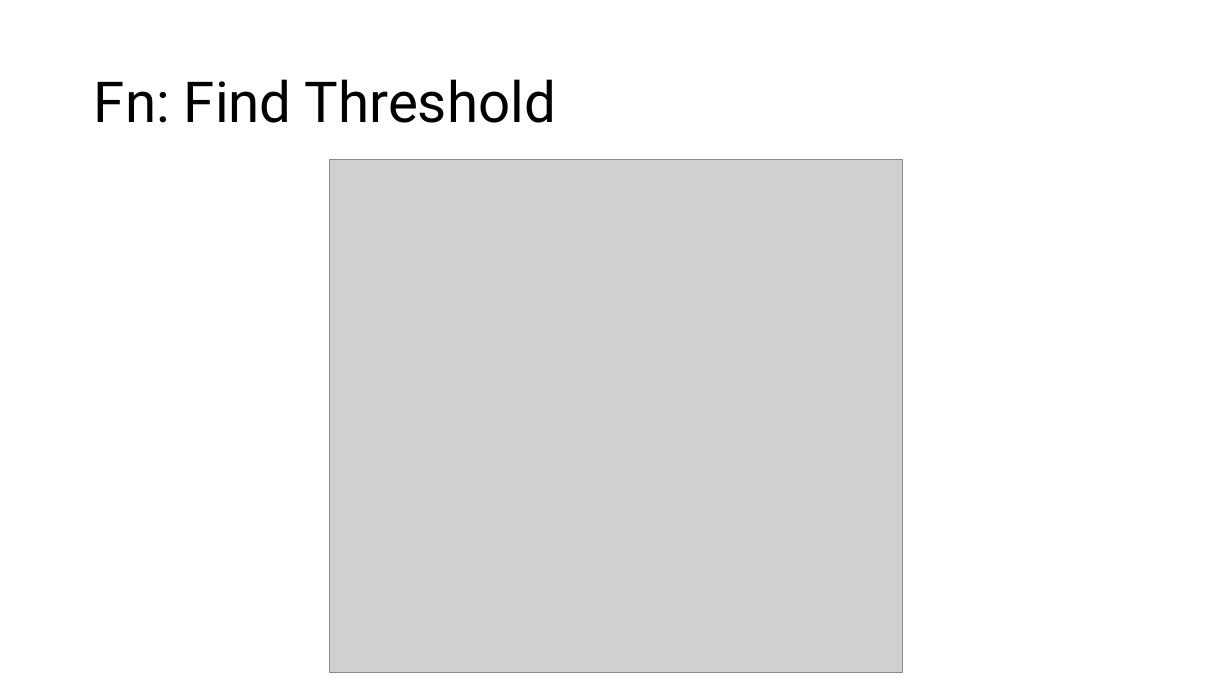
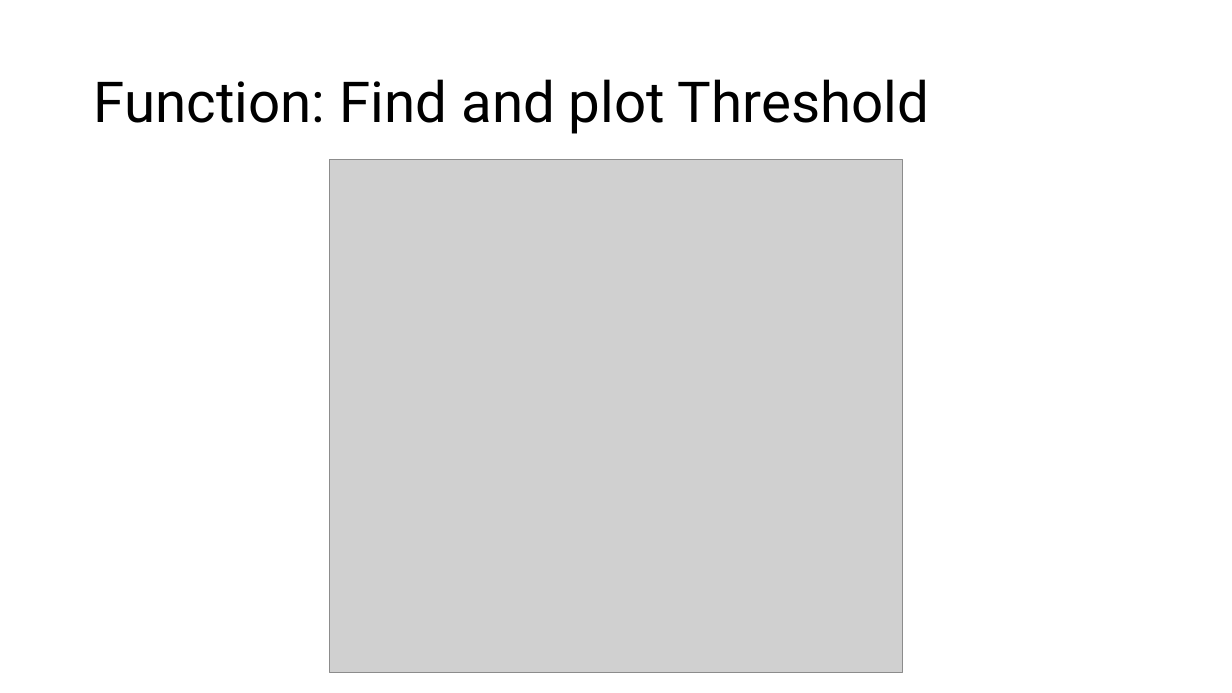
Before and after one commit to danielgvb/stats_high_dim_data, a slide deck: slide 7 of ppt/Stats High Dim.pptx (slide 6 before the commit). Drawn at 1232x693 pixels with LibreOffice and Linux fonts; fonts in the diff are those of the drawing; grey boxes stand for pictures. Boxes give left, top, right and bottom in pixels: in the first picture for what was removed or moved away, otherwise in the second. Text is boxed around its words. In the diff, an @@ line names an element or a change of style, - is before the commit and + after.

```diff
--- a/ppt/Stats High Dim.pptx
+++ b/ppt/Stats High Dim.pptx
@@ title at (94, 79, 929, 134): text changed @@
-Fn: Find Threshold
+Function: Find and plot Threshold
```
Also in this commit, not shown: 4 other slides changed, 2 slides added, 3 other files.
